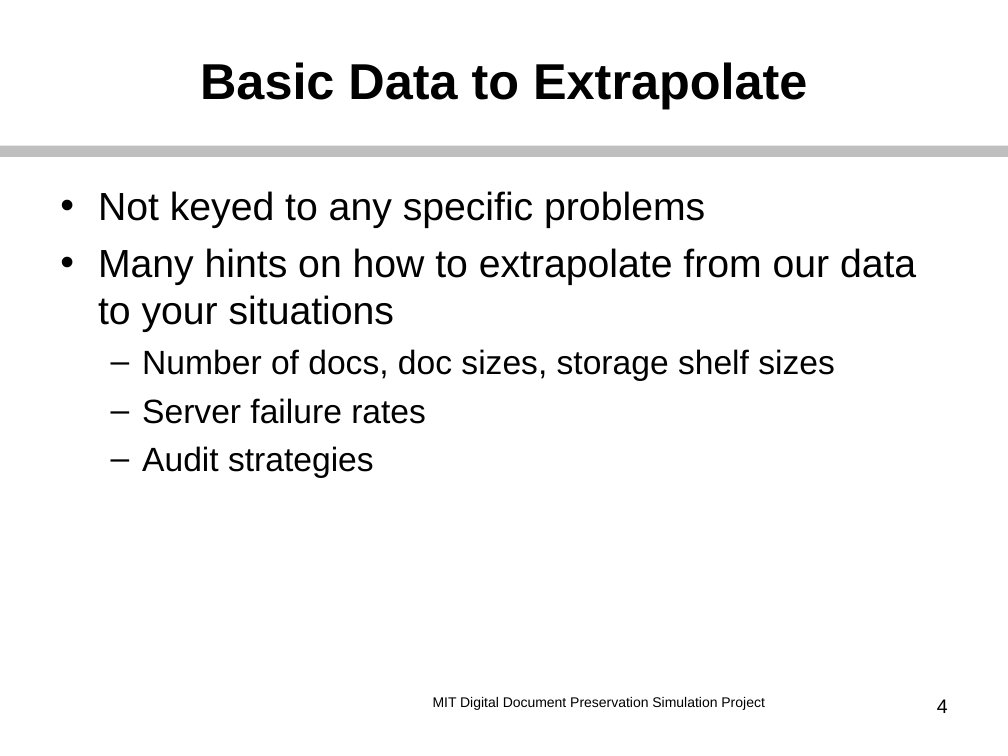
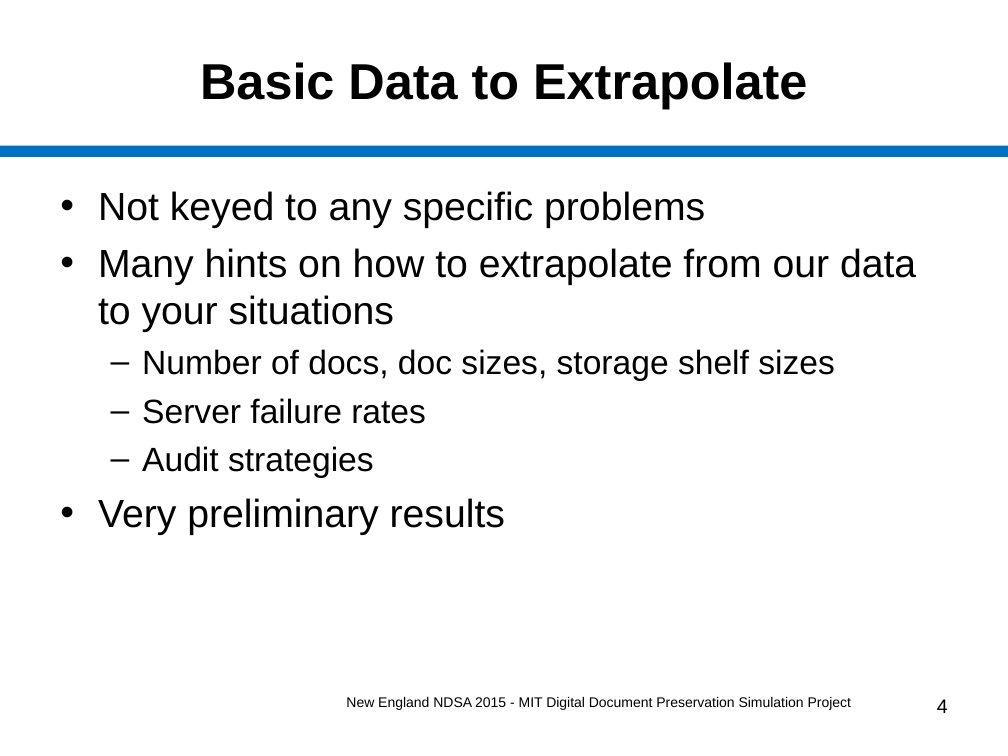
Before and after one commit to MIT-Informatics/PreservationSimulation, a slide deck: slide 4 of shelf/docs/Slides_NewEnglandNDSA.ppt. Drawn at 1008x756 pixels with LibreOffice and Linux fonts; fonts in the diff are those of the drawing. Boxes give left, top, right and bottom in pixels: in the first picture for what was removed or moved away, otherwise in the second. Text is boxed around its words. In the diff, an @@ line names an element or a change of style, - is before the commit and + after.

Commit message:
Fill out slides for New Eng NDSA mtg on Friday.

```diff
--- a/shelf/docs/Slides_NewEnglandNDSA.ppt
+++ b/shelf/docs/Slides_NewEnglandNDSA.ppt
@@ line (0, 151) - (1008, 151): stroke #BFBFBF 7.99 pt to #0070C0 7.99 pt @@
@@ text at [98, 498, 505, 535]: paragraph added @@
+• Very preliminary results
@@ text at [346, 697, 851, 710]: text changed @@
-MIT Digital Document Preservation Simulation Project
+New England NDSA 2015 - MIT Digital Document Preservation Simulation Project
```
Also in this commit, not shown: 11 other slides changed, 6 slides added, 7 other files.
